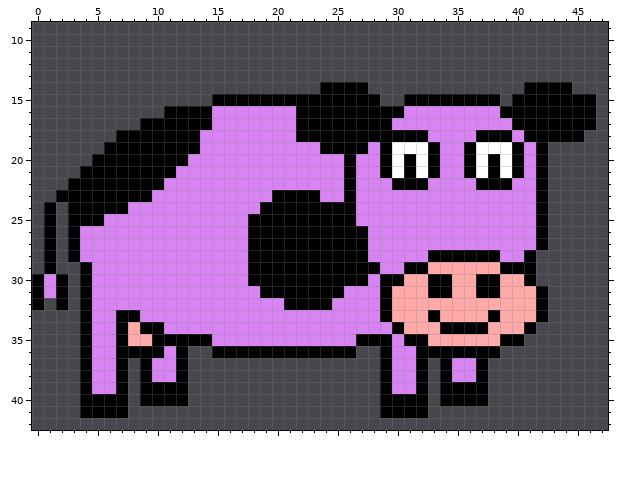
File history of a pixel-art sprite, src/img/animals/cows/purple-cow.png. Above: the version before the commit.
The file is 48x48 pixels. Shown: x 0..47, y 9..42.
The result:
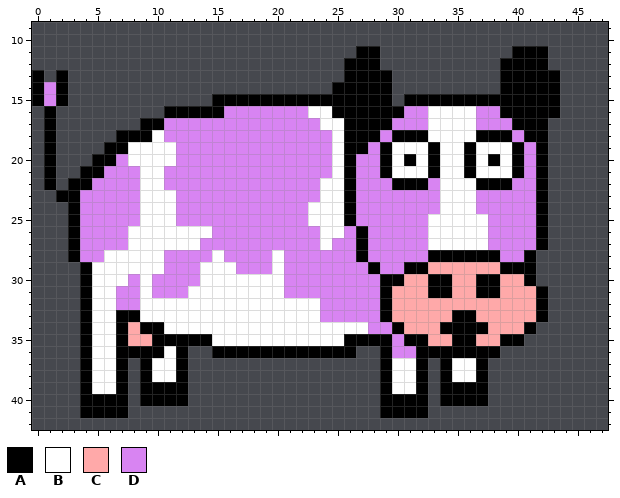
Palette (. is transparent): A #000000  B #ffffff  C #ffa9a9  D #d884f2
The edit:
y 11: x 27..28 .. -> AA; x 40..42 ... -> AAA
y 12: x 26..28 ... -> AAA; x 39..42 .... -> AAAA
y 13: x 0 . -> A; x 2 . -> A; x 26..29 .... -> AAAA; x 39..43 ..... -> AAAAA
y 14: x 0..2 ... -> ADA; x 24 A -> .; x 28..29 .. -> AA; x 39..40 .. -> AA; x 44 A -> .
y 15: x 0..2 ... -> ADA; x 29 . -> A; x 39 . -> A; x 44..46 AAA -> ...
y 16: x 1 . -> A; x 15 D -> A; x 22..24 AAA -> DBB; x 33..36 DDDD -> BBBB; x 44..46 AAA -> ...
y 17: x 1 . -> A; x 11..14 AAAA -> DDDD; x 22..25 AAAA -> DDBB; x 33..36 DDDD -> BBBB; x 43..46 AAAA -> ....
y 18: x 1 . -> A; x 10..13 AAAA -> BDDD; x 22..25 AAAA -> DDDB; x 29 A -> D; x 33..36 DDDD -> BBBB; x 43..45 AAA -> ...
y 19: x 1 . -> A; x 8..13 AAAAAA -> BBBBDD; x 24..25 AA -> DB; x 34..35 DD -> BB
y 20: x 1 . -> A; x 7..12 AAAAAA -> DBBBBD; x 25 D -> B; x 34..35 DD -> BB
y 21: x 1 . -> A; x 6..11 AAAAAA -> DDDBBD; x 25 D -> B; x 31 A -> B; x 34..35 DD -> BB; x 38 A -> B
y 22: x 1 . -> A; x 5..10 AAAAAA -> DDDDBB; x 24..25 DD -> BB; x 34..36 DDD -> BBB
y 23: x 4..11 AAAAAADD -> DDDDDBBB; x 20..25 AAAADD -> DDDDBB; x 34..36 DDD -> BBB
y 24: x 1 A -> .; x 4..7 AAAA -> DDDD; x 9..11 DDD -> BBB; x 19..25 AAAAAAA -> DDDDBBB; x 34..36 DDD -> BBB
y 25: x 1 A -> .; x 4..5 AA -> DD; x 9..11 DDD -> BBB; x 18..25 AAAAAAAA -> DDDDDBBB; x 33..37 DDDDD -> BBBBB
y 26: x 1 A -> .; x 8..14 DDDDDDD -> BBBBBBB; x 18..26 AAAAAAAAA -> DDDDDDBBD; x 33..37 DDDDD -> BBBBB
y 27: x 1 A -> .; x 8..13 DDDDDD -> BBBBBB; x 18..26 AAAAAAAAA -> DDDDDDBDD; x 33..37 DDDDD -> BBBBB
y 28: x 1 A -> .; x 6..10 DDDDD -> BBBBB; x 15 D -> B; x 18..26 AAAAAAAAA -> DDBDDDDDD
y 29: x 1 A -> .; x 5..10 DDDDDD -> BBBBBB; x 14..16 DDD -> BBB; x 18..27 AAAAAAAAAA -> DDBDDDDDDD
y 30: x 0..2 ADA -> ...; x 5..7 DDD -> BBB; x 9 D -> B; x 14..27 DDDDAAAAAAAAAA -> BBBBBBBDDDDDDD
y 31: x 0..2 ADA -> ...; x 5..6 DD -> BB; x 9 D -> B; x 13..25 DDDDDDAAAAAAA -> BBBBBBBBDDDDD
y 32: x 0 A -> .; x 2 A -> .; x 5..6 DD -> BB; x 9..24 DDDDDDDDDDDDAAAA -> BBBBBBBBBBBBBBBD
y 33: x 5..6 DD -> BB; x 9..23 DDDDDDDDDDDDDDD -> BBBBBBBBBBBBBBB; x 33 A -> C; x 35..36 CC -> AA; x 38 A -> C
y 34: x 5..6 DD -> BB; x 11..27 DDDDDDDDDDDDDDDDD -> BBBBBBBBBBBBBBBBB
y 35: x 5..6 DD -> BB; x 15..26 DDDDDDDDDDDD -> BBBBBBBBBBBA; x 35..36 CC -> AA
y 36: x 5..6 DD -> BB; x 11 D -> B
y 37..38: x 5..6 DD -> BB; x 10..11 DD -> BB; x 30..31 DD -> BB; x 35..36 DD -> BB
y 39: x 5..6 DD -> BB; x 30..31 DD -> BB
Boxes around the changes in both pictures, in picture pixels (x1, y1, x2, y2):
changed: (32, 46, 596, 394)
